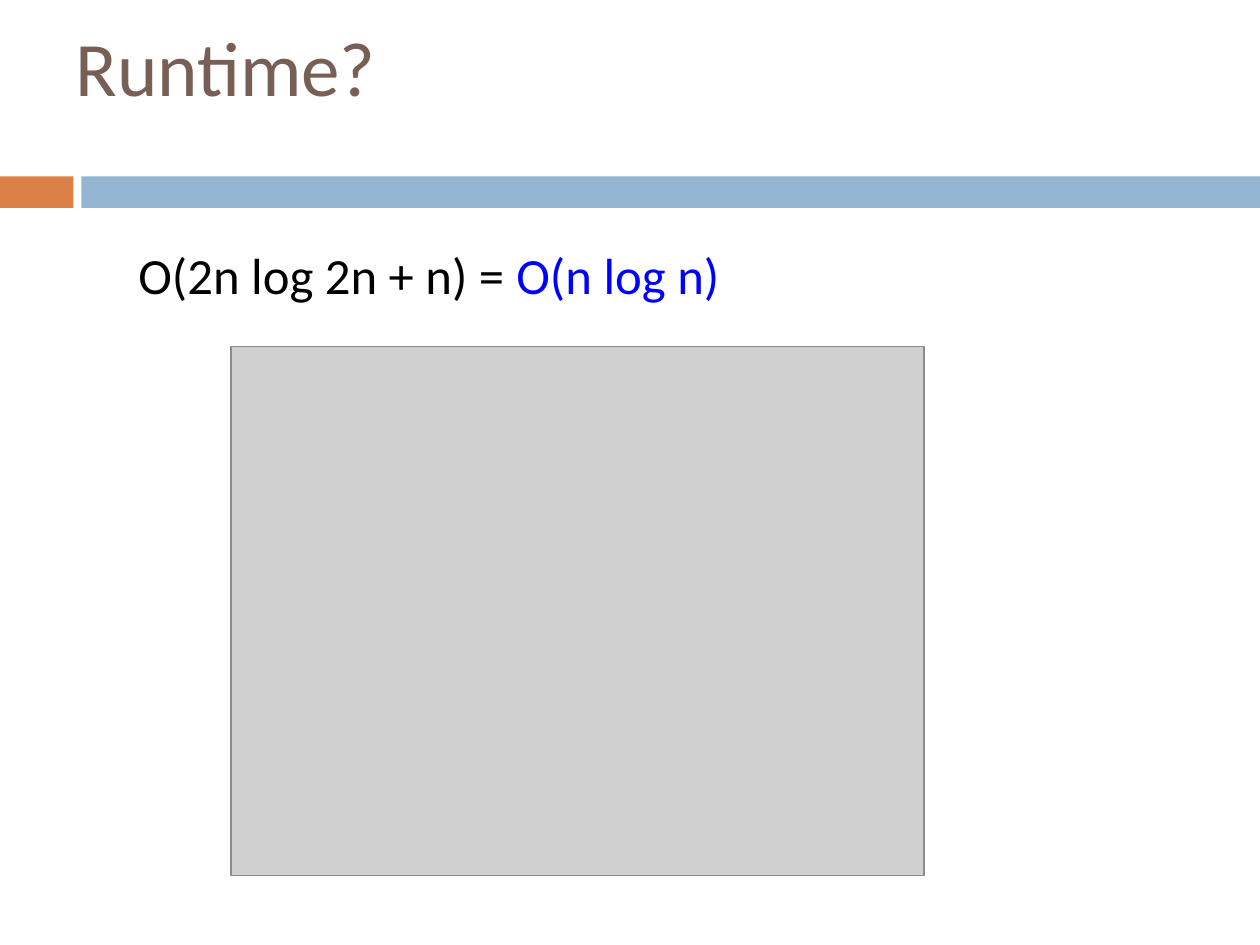
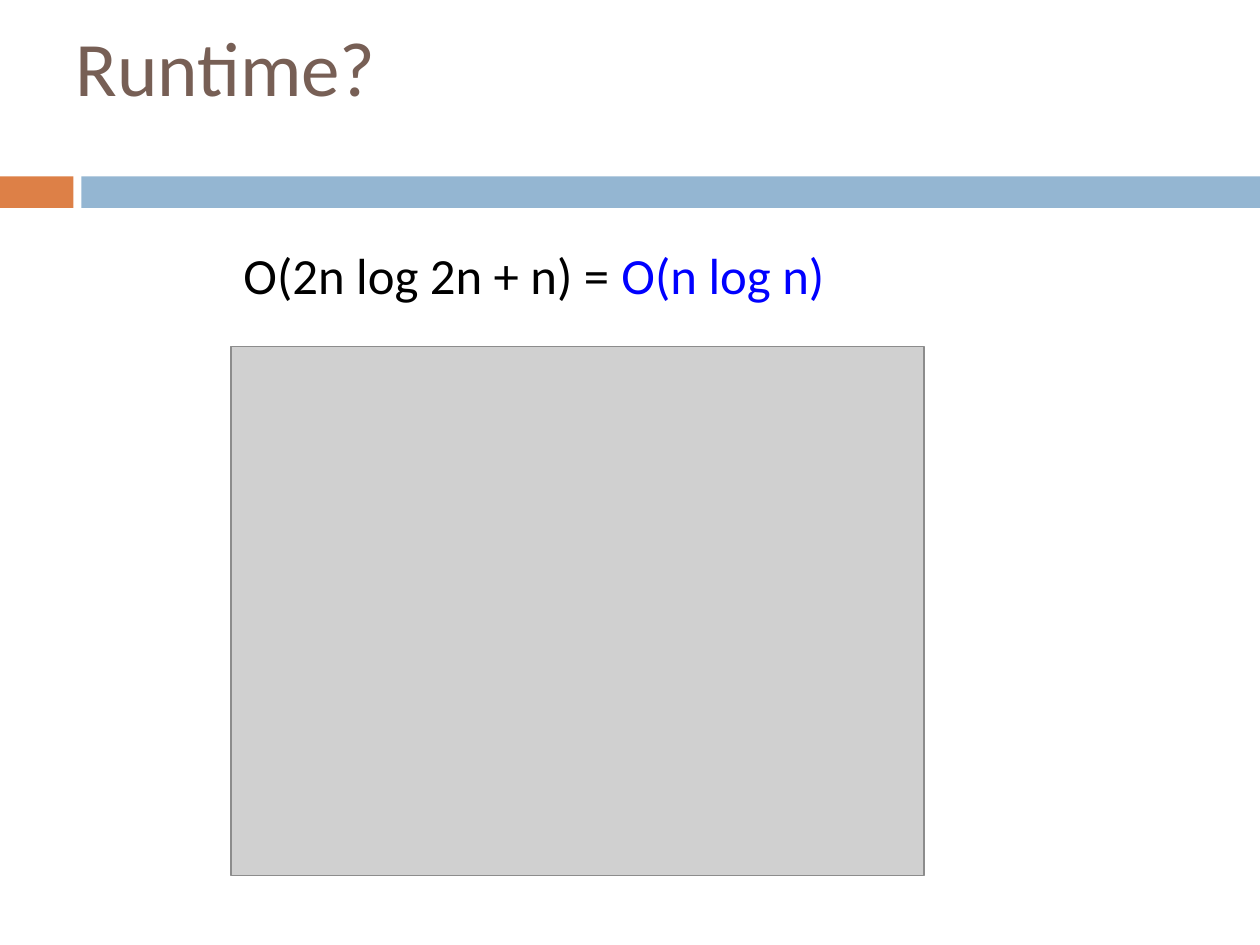
Before and after one commit to Collins-kariuk/Algorithms, a slide deck: slide 76 of Lectures/Lecture 14_Greedy Algorithms.pptx. Drawn at 1260x945 pixels with LibreOffice and Linux fonts; fonts in the diff are those of the drawing; grey boxes stand for pictures. Boxes give left, top, right and bottom in pixels: in the first picture for what was removed or moved away, otherwise in the second. Text is boxed around its words. In the diff, an @@ line names an element or a change of style, - is before the commit and + after.

```diff
--- a/Lectures/Lecture 14_Greedy Algorithms.pptx
+++ b/Lectures/Lecture 14_Greedy Algorithms.pptx
@@ text "O(2n log 2n + n) ...": place and size @@
-text "O(2n log 2n + n) ..." at [138, 257, 719, 303]
+text "O(2n log 2n + n) ..." at [243, 257, 824, 303]
```
Also in this commit, not shown: 13 other slides changed.
